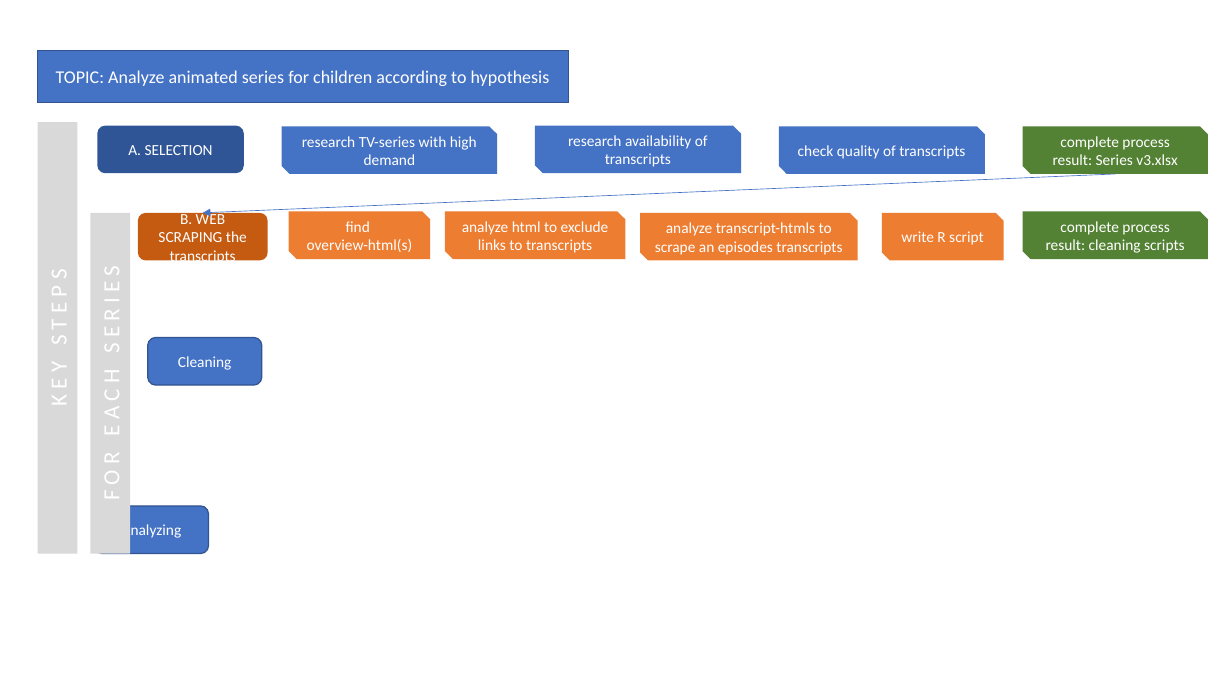
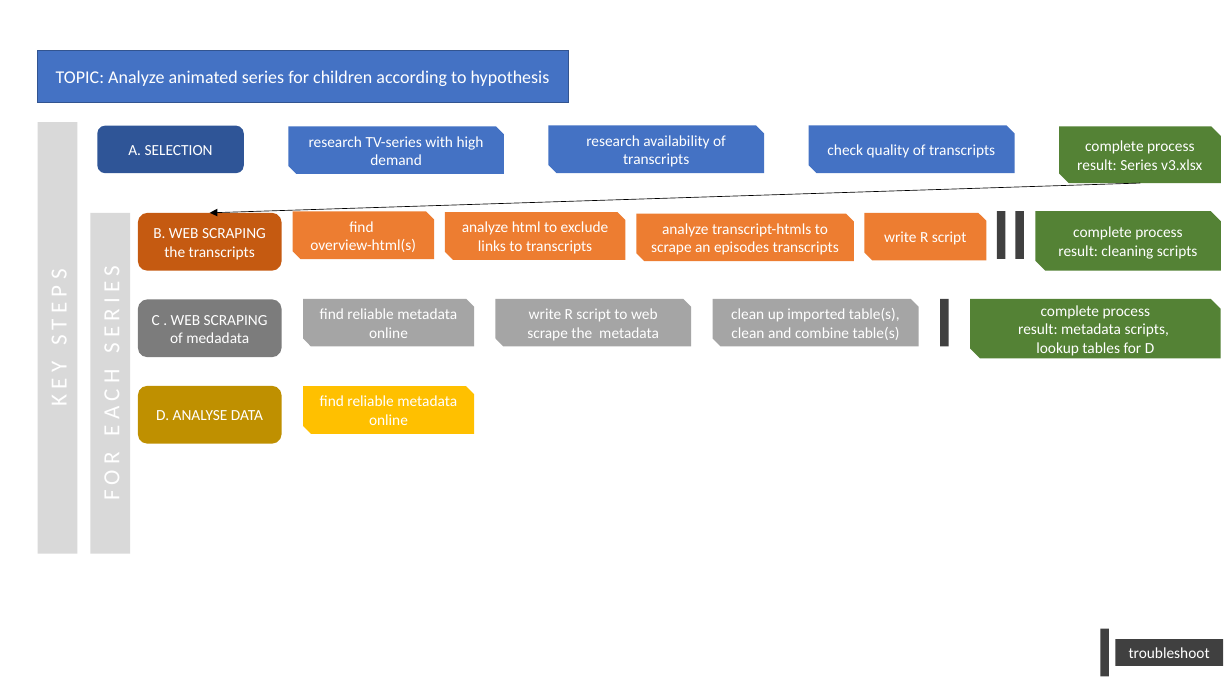
Before and after one commit to LauraGroettrup/transcript_analysis, a slide deck: slide 1 of pipe diagram.pptx. Drawn at 1232x693 pixels with LibreOffice and Linux fonts; fonts in the diff are those of the drawing. Boxes give left, top, right and bottom in pixels: in the first picture for what was removed or moved away, otherwise in the second. Text is boxed around its words. In the diff, an @@ line names an element or a change of style, - is before the commit and + after.

```diff
--- a/pipe diagram.pptx
+++ b/pipe diagram.pptx
@@ snip diag rect "research TV-series with high demand": place and size @@
-snip diag rect "research TV-series with high demand" at (282, 127, 497, 175)
+snip diag rect "research TV-series with high demand" at (288, 127, 504, 175)
@@ snip diag rect "research availability of transcripts": place and size @@
-snip diag rect "research availability of transcripts" at (535, 126, 741, 174)
+snip diag rect "research availability of transcripts" at (549, 126, 764, 174)
@@ snip diag rect "check quality of transcripts": place and size @@
-snip diag rect "check quality of transcripts" at (779, 127, 985, 175)
+snip diag rect "check quality of transcripts" at (809, 126, 1015, 174)
@@ snip diag rect "complete process": place and size @@
-snip diag rect "complete process" at (1023, 127, 1209, 175)
+snip diag rect "complete process" at (1059, 127, 1221, 183)
@@ arrow moved from (1116, 174) - (202, 213) to (1141, 183) - (210, 213) @@
@@ arrow (1141, 183) - (210, 213): stroke #4472C4 0.5 pt to #000000 0.5 pt @@
@@ rounded rectangle "B. WEB SCRAPING the transcripts": place and size @@
-rounded rectangle "B. WEB SCRAPING the transcripts" at (138, 213, 268, 261)
+rounded rectangle "B. WEB SCRAPING the transcripts" at (138, 213, 282, 271)
@@ snip diag rect "find": place and size @@
-snip diag rect "find" at (289, 212, 431, 260)
+snip diag rect "find" at (293, 212, 434, 260)
@@ snip diag rect "analyze transcript-htmls to scrape an ...": place and size @@
-snip diag rect "analyze transcript-htmls to scrape an ..." at (640, 213, 858, 261)
+snip diag rect "analyze transcript-htmls to scrape an ..." at (637, 213, 854, 262)
@@ snip diag rect "write R script": place and size @@
-snip diag rect "write R script" at (882, 213, 1004, 261)
+snip diag rect "write R script" at (865, 213, 987, 261)
@@ rectangle added at (997, 212, 1006, 260), fill #404040 @@
@@ rectangle added at (1016, 212, 1024, 260), fill #404040 @@
@@ snip diag rect "complete process": place and size @@
-snip diag rect "complete process" at (1023, 212, 1209, 260)
+snip diag rect "complete process" at (1036, 212, 1222, 271)
@@ rounded rectangle "C . WEB SCRAPING of ...": place and size @@
-rounded rectangle "C . WEB SCRAPING of ..." at (148, 337, 262, 385)
+rounded rectangle "C . WEB SCRAPING of ..." at (138, 299, 282, 358)
@@ rounded rectangle "C . WEB SCRAPING of ..." at (138, 299, 282, 358): fill #4472C4 to #7C7C7C; outline #325491 1 pt to none @@
@@ snip diag rect added at (303, 299, 474, 347), fill #A5A5A5, 12 pt, text #FFFFFF @@
+find reliable metadata online
@@ snip diag rect added at (495, 299, 691, 347), fill #A5A5A5, 12 pt, text #FFFFFF @@
+write R script to web scrape the metadata
@@ snip diag rect added at (713, 299, 919, 347), fill #A5A5A5, 12 pt, text #FFFFFF @@
+clean up imported table(s), clean and combine table(s)
@@ rectangle added at (940, 299, 948, 347), fill #404040 @@
@@ snip diag rect added at (970, 299, 1221, 358), fill #548235, 12 pt, text #FFFFFF @@
+complete process
+result: metadata scripts,
+lookup tables for D
@@ text in rounded rectangle at (152, 315, 268, 343): text changed @@
-Cleaning
+C . WEB SCRAPING of medadata
@@ rounded rectangle added at (138, 386, 282, 445), fill #BF9000, 12 pt, text #FFFFFF @@
+D. ANALYSE DATA
@@ snip diag rect added at (303, 386, 474, 434), fill #FFC000, 12 pt, text #FFFFFF @@
+find reliable metadata online
@@ rounded rectangle removed at (94, 506, 208, 555) @@
-Analyzing
@@ rectangle added at (1101, 628, 1109, 677), fill #404040 @@
@@ rectangle added at (1116, 640, 1224, 666), fill #404040, 12 pt, text #FFFFFF @@
+troubleshoot
```
Also in this commit, not shown: 9 other files.
